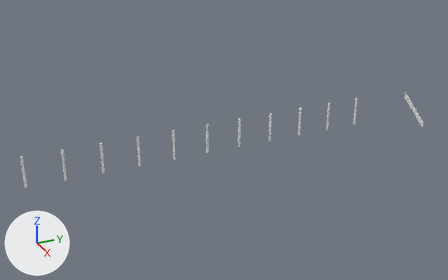
The OBJ model Assets/models/maps/railhead/railhead_centre_hulls_metal.obj: old version first, new version second.
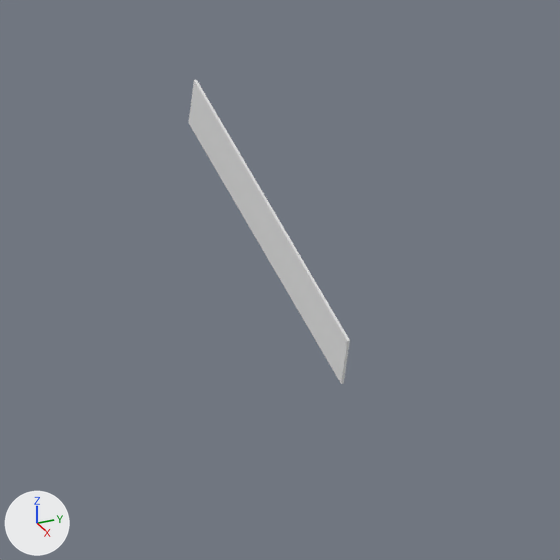
Each version is shown whole from a 50 mm camera at (3535.0, -1327.0, 1857.0) aimed at (-15.0, 270.0, 82.0), then close up on the part from 85% to 100% of the width and 30% to 53% of the height. The axes (+X, +Y, +Z) are drawn at lower left. The lights are the same throughout. The last two pictures show the newer version. Where no turn or scale is listed for an object, it has been applied to the vertices.

Before the edit, the objects in view are built like this:
```python
me_railhead_centre_hulls_metal = bpy.data.meshes.new('railhead_centre_hulls_metal')
me_railhead_centre_hulls_metal.from_pydata(...)  # 360 vertices, 672 faces; spans x -76.0..165.0, y -1068.0..1860.0, z -37.0..226.0
# before: 352 (165.0, 1860.0, -37.0) at pixel (343, 383), 353 (165.0, 1860.0, 5.0) at pixel (349, 340), 354 (165.0, 1858.0, -37.0) at pixel (341, 384), 355 (165.0, 1858.0, 5.0) at pixel (347, 340), 357 (-76.0, 1860.0, 172.0) at pixel (196, 79)
# before: 359 (-76.0, 1858.0, 172.0) at pixel (193, 79)
ob_railhead_centre_hulls_metal = bpy.data.objects.new('railhead_centre_hulls_metal', me_railhead_centre_hulls_metal)
ob_railhead_centre_hulls_metal.location = (0.0, 0.0, 0.0)
```
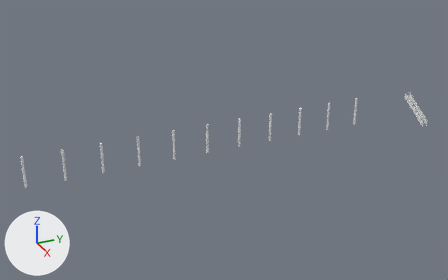
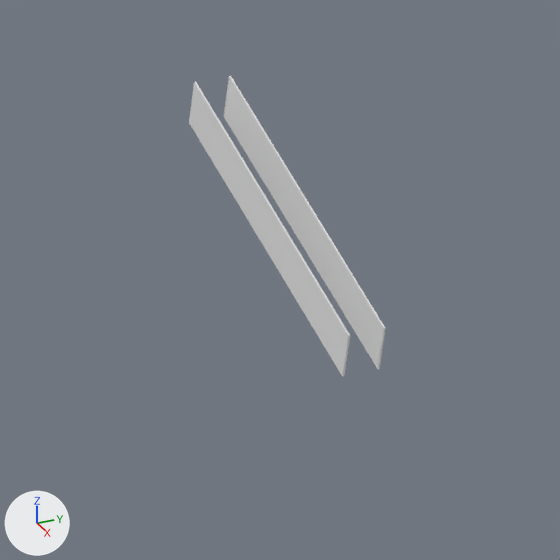
Changed parts and their boxes (x1, y1, x2, y2) in the close-ups (560 x 560 px; the box of a moved part takes in the faces that stretch with it):
'railhead_centre_hulls_metal', reshaped: before (189, 80, 350, 384); after (189, 76, 386, 377)
part 1 of me_railhead_centre_hulls_metal, added: after (224, 76, 386, 369)
part 2 of me_railhead_centre_hulls_metal, moved or reshaped: before (189, 80, 350, 384); after (189, 82, 350, 377)

Diff of the bpy script that builds the scene:
```diff
--- a/Assets/models/maps/railhead/railhead_centre_hulls_metal.obj.py
+++ b/Assets/models/maps/railhead/railhead_centre_hulls_metal.obj.py
@@ me_railhead_centre_hulls_metal @@
 # used by ob_railhead_centre_hulls_metal; location = (0.0, 0.0, 0.0)
 # verts and faces of me_railhead_centre_hulls_metal; kept vertices keep their numbers, new ones are numbered from 360
-me_railhead_centre_hulls_metal.from_pydata(...)  # 360 vertices, 672 faces; spans x -76.0..165.0, y -1068.0..1860.0, z -37.0..226.0
+me_railhead_centre_hulls_metal.from_pydata(...)  # 368 vertices, 684 faces; spans x -76.0..165.0, y -1068.0..1900.0, z -30.0..226.0
+# me_railhead_centre_hulls_metal part 1: the loose piece of 8 vertices spanning x -76.0..165.0, y 1858.0..1860.0, z -37.0..172.0 is copied, and the copy is scaled about its middle by (1, 0.667, 0.958), then moved by (0.0, 40.0, 2.0); it spans x -76.0..165.0, y 1898.0..1900.0, z -30.0..170.0
+# me_railhead_centre_hulls_metal part 2
+verts[352] = (165.0, 1860.0, -30.0)  # moved, pixel (344, 376)
+verts[354] = (165.0, 1858.0, -30.0)  # moved, pixel (342, 376)
+verts[353] = (165.0, 1860.0, 10.0)  # moved, pixel (350, 335)
+verts[355] = (165.0, 1858.0, 10.0)  # moved, pixel (348, 335)
+verts[357] = (-76.0, 1860.0, 170.0)  # moved, pixel (195, 81)
+verts[359] = (-76.0, 1858.0, 170.0)  # moved, pixel (194, 81)
```
